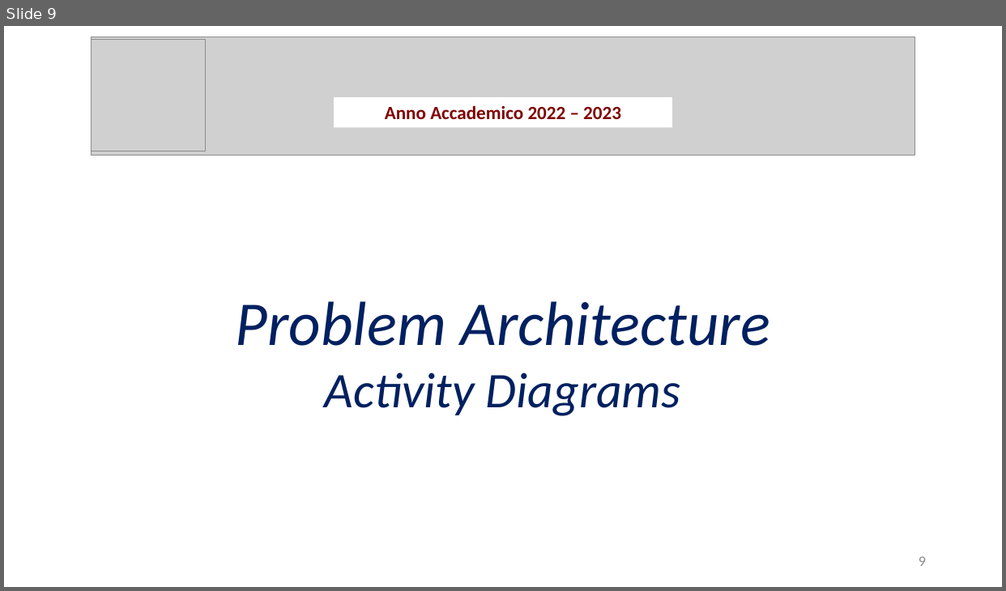
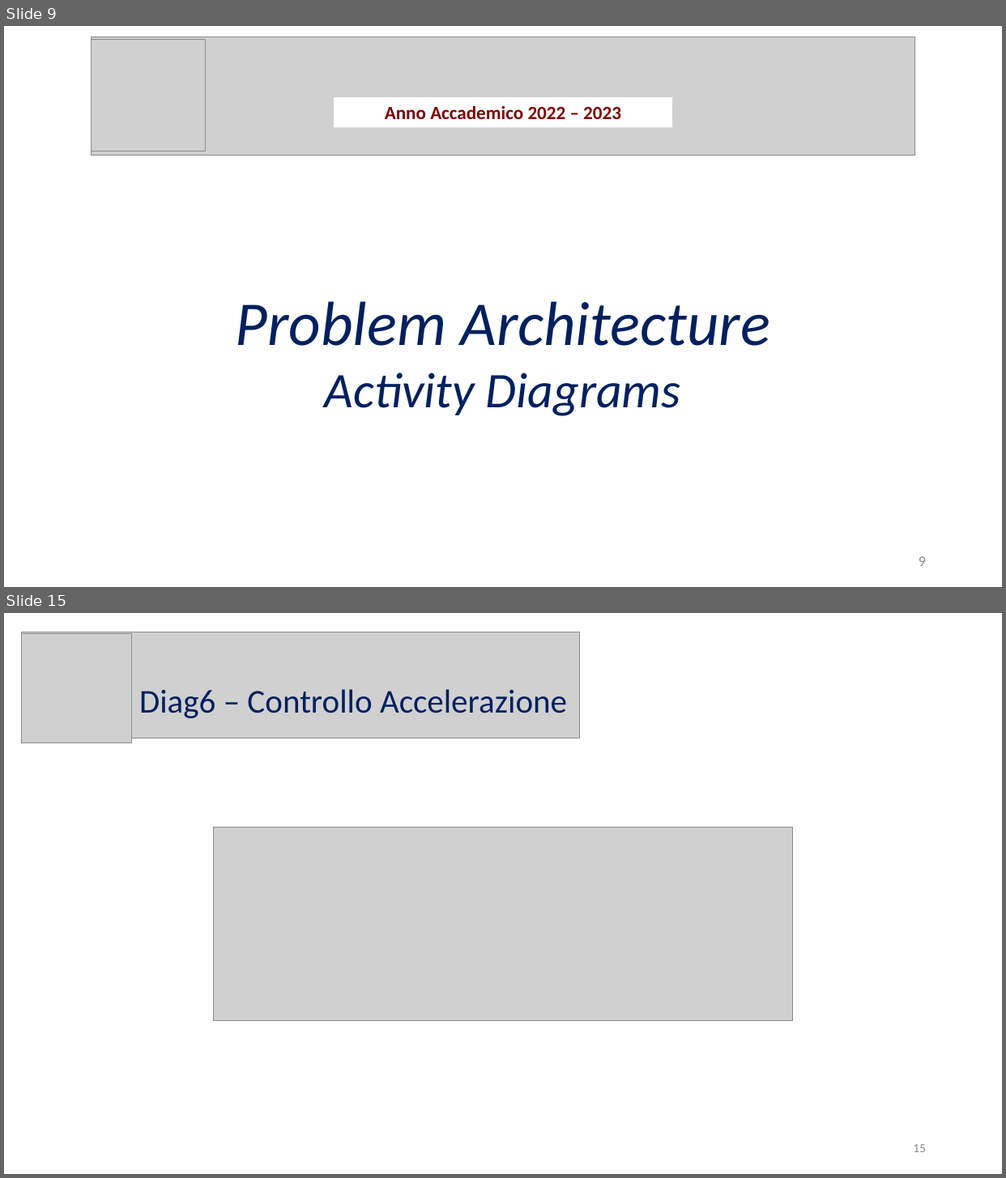
Before and after one commit to Wonderjack996/unimib-software-architecture, a slide deck: Progetto/Presentazione.pptx. Shown one above the other, each under a label of ours: slide 9 before the commit, slides 9 and 15 after it; the slides between them are not shown. The pictures are 1006x591 and 1006x1178 pixels, drawn with LibreOffice and Linux fonts; fonts in the diff are those of the drawing; grey boxes stand for pictures. Boxes give left, top, right and bottom in pixels: in the first picture for what was removed or moved away, otherwise in the second. Text is boxed around its words. In the diff, an @@ line names an element or a change of style, - is before the commit and + after.

```diff
--- a/Progetto/Presentazione.pptx
+++ b/Progetto/Presentazione.pptx
@@ slide 15 added at <box>4,613,1002,1174</box>, background #FFFFFF @@
@@ picture added at <box>22,632,581,738</box> @@
@@ picture added at <box>22,634,132,743</box> @@
@@ text added at <box>139,689,567,718</box>, 32 pt, text #002060 @@
+Diag6 – Controllo Accelerazione
@@ picture added at <box>213,827,793,1021</box> @@
@@ page number added at <box>913,1144,926,1152</box>, 12 pt, text #8C8C8C @@
+15
```
Also in this commit, not shown: 6 slides changed, 40 other slides added, 13 other files.
